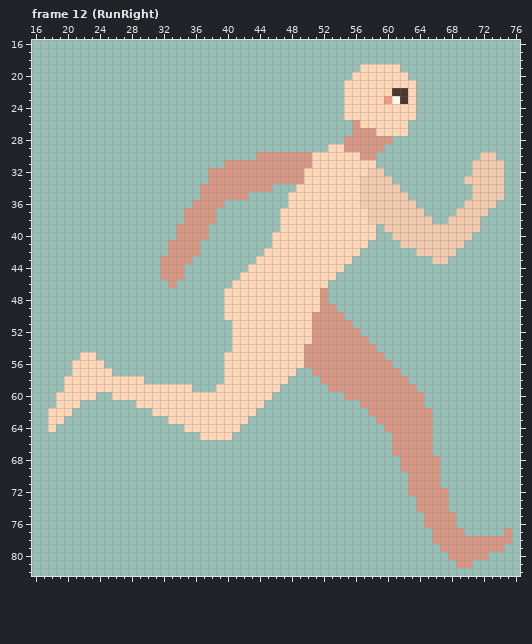
A pixel-art file gets an edit: Sidescroller/Practice/female_walk_96x96.aseprite. Above is the file before it was changed.
96x96 pixels, 15 frames. Shown: frame 12 (RunRight): x 16..76, y 16..82. The commit also changed other frames, which this record leaves out.
The same view after the edit:
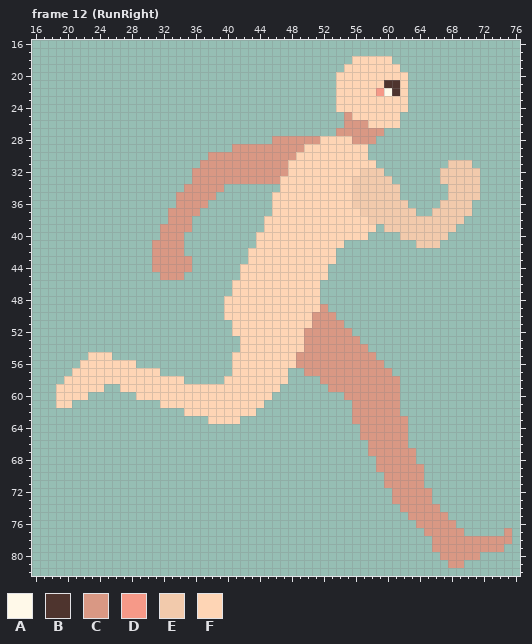
Palette (. is transparent): A #fff9e9  B #4e342e  C #d99884  D #f69988  E #f2caac  F #fed5b5
Log entry: 2026-09-13 #1 - Started refining the female run right animation frames
Edits made:
--- frame 12 (RunRight), layers "Eyes", "Body"
@@ x 16..76 @@
 17 .............................................................
-18 .............................................................
-19 .........................................FFFFF...............
-20 ........................................FFFFFFF..............
-21 .......................................FFFFFFFFF.............
-22 .......................................FFFFFFBBF.............
-23 .......................................FFFFFDABF.............
-24 .......................................FFFFFFFFF.............
-25 .......................................FFFFFFFFF.............
-26 ........................................CFFFFFF..............
-27 ........................................CCCFFFF..............
-28 .......................................CCCCCC................
-29 .....................................FFCCCCC.................
-30 ............................CCCCCCCFFFFFFCC.............EE...
-31 ........................CCCCCCCCCCCFFFFFFFF............EEEE..
-32 ......................CCCCCCCCCCCCFFFFFFFFEE...........EEEE..
-33 ......................CCCCCCCCCCCCFFFFFFFEEEE.........EEEEE..
-34 .....................CCCCCCCCC...FFFFFFFFEEEEE.........EEEE..
-35 .....................CCCCCC.....FFFFFFFFFEEEEEE........EEEE..
-36 ....................CCCC........FFFFFFFFFEEEEEEE......EEEE...
-37 ...................CCCC........FFFFFFFFFFFEEEEEEE....EEEE....
-38 ...................CCCC........FFFFFFFFFFFEEEEEEEE..EEEE.....
-39 ..................CCCC.........FFFFFFFFFFFF.EEEEEEEEEEEE.....
-40 ..................CCCC........FFFFFFFFFFFFF..EEEEEEEEEE......
-41 .................CCCC.........FFFFFFFFFFFF....EEEEEEEE.......
-42 .................CCCC........FFFFFFFFFFFF.......EEEEE........
-43 ................CCCC........FFFFFFFFFFFF..........EE.........
-44 ................CCC........FFFFFFFFFFFF......................
-45 ................CCC.......FFFFFFFFFFFF.......................
-46 .................C.......FFFFFFFFFFFF........................
-47 ........................FFFFFFFFFFFFC........................
-48 ........................FFFFFFFFFFFFC........................
-49 ........................FFFFFFFFFFFFCC.......................
-50 ........................FFFFFFFFFFFCCCC......................
-51 .........................FFFFFFFFFFCCCCC.....................
-52 .........................FFFFFFFFFFCCCCCC....................
-53 .........................FFFFFFFFFFCCCCCCC...................
-54 .........................FFFFFFFFFCCCCCCCCC..................
-55 ......FF................FFFFFFFFFFCCCCCCCCCC.................
-56 .....FFFF...............FFFFFFFFFFCCCCCCCCCCC................
-57 .....FFFFF..............FFFFFFFFF..CCCCCCCCCCC...............
-58 ....FFFFFFFFFF..........FFFFFFFF....CCCCCCCCCCC..............
-59 ....FFFFFFFFFFFFFFFF...FFFFFFFF......CCCCCCCCCCC.............
-60 ...FFFFF..FFFFFFFFFFFFFFFFFFFF.........CCCCCCCCCC............
-61 ...FFF.......FFFFFFFFFFFFFFFF............CCCCCCCC............
-62 ..FFF..........FFFFFFFFFFFFF..............CCCCCCCC...........
-63 ..FF.............FFFFFFFFFF................CCCCCCC...........
-64 ..F................FFFFFFF..................CCCCCC...........
-65 .....................FFFF....................CCCCC...........
-66 .............................................CCCCC...........
-67 .............................................CCCCC...........
-68 ..............................................CCCCC..........
-69 ..............................................CCCCC..........
-70 ...............................................CCCC..........
-71 ...............................................CCCC..........
-72 ...............................................CCCCC.........
-73 ................................................CCCC.........
-74 ................................................CCCC.........
-75 .................................................CCCC........
-76 .................................................CCCC........
-77 ..................................................CCCC.....C.
+18 ........................................FFFFF................
+19 .......................................FFFFFFF...............
+20 ......................................FFFFFFFFF..............
+21 ......................................FFFFFFBBF..............
+22 ......................................FFFFFDABF..............
+23 ......................................FFFFFFFFF..............
+24 ......................................FFFFFFFFF..............
+25 .......................................CFFFFFF...............
+26 .......................................CCCFFFF...............
+27 ......................................CCCCCC.................
+28 ..............................CCCCCCFFFFCCC..................
+29 .........................CCCCCCCCCFFFFFFFF...................
+30 ......................CCCCCCCCCCCFFFFFFFFF...................
+31 .....................CCCCCCCCCCCFFFFFFFFFFF.........EEE......
+32 ....................CCCCCCCCCCCCFFFFFFFFFEEE.......EEEEE.....
+33 ....................CCCCCCCCCCCFFFFFFFFFEEEEE......EEEEE.....
+34 ...................CCCCC.......FFFFFFFFFEEEEEE......EEEE.....
+35 ..................CCCCC.......FFFFFFFFFFEEEEEE......EEEE.....
+36 ..................CCCC........FFFFFFFFFFEEEEEEE....EEEE......
+37 .................CCCC.........FFFFFFFFFFFEEEEEEE..EEEEE......
+38 .................CCC.........FFFFFFFFFFFFFEEEEEEEEEEEE.......
+39 ................CCCC.........FFFFFFFFFFFFFF.EEEEEEEEE........
+40 ................CCC.........FFFFFFFFFFFFFF....EEEEEE.........
+41 ...............CCCC.........FFFFFFFFFFF.........EEE..........
+42 ...............CCCC........FFFFFFFFFFF.......................
+43 ...............CCCCC.......FFFFFFFFFFF.......................
+44 ...............CCCCC......FFFFFFFFFFF........................
+45 ................CCC.......FFFFFFFFFFF........................
+46 .........................FFFFFFFFFFF.........................
+47 .........................FFFFFFFFFFF.........................
+48 ........................FFFFFFFFFFFF.........................
+49 ........................FFFFFFFFFFFFC........................
+50 ........................FFFFFFFFFFFCCC.......................
+51 .........................FFFFFFFFFFCCCC......................
+52 .........................FFFFFFFFFCCCCCC.....................
+53 ..........................FFFFFFFFCCCCCCC....................
+54 ..........................FFFFFFFFCCCCCCCC...................
+55 .......FFF...............FFFFFFFFCCCCCCCCCC..................
+56 ......FFFFFFF............FFFFFFFFCCCCCCCCCCC.................
+57 .....FFFFFFFFFFF.........FFFFFFF..CCCCCCCCCCC................
+58 ....FFFFFFFFFFFFFFF.....FFFFFFFF....CCCCCCCCCC...............
+59 ...FFFFFF..FFFFFFFFFFFFFFFFFFFF......CCCCCCCCC...............
+60 ...FFFF......FFFFFFFFFFFFFFFFF.........CCCCCCC...............
+61 ...FF...........FFFFFFFFFFFFF...........CCCCCC...............
+62 ...................FFFFFFFFF............CCCCCC...............
+63 ......................FFFF..............CCCCCCC..............
+64 .........................................CCCCCC..............
+65 .........................................CCCCCC..............
+66 ..........................................CCCCC..............
+67 ..........................................CCCCCC.............
+68 ...........................................CCCCC.............
+69 ...........................................CCCCCC............
+70 ............................................CCCCC............
+71 ............................................CCCCC............
+72 .............................................CCCCC...........
+73 .............................................CCCCC...........
+74 ..............................................CCCCC..........
+75 ...............................................CCCCC.........
+76 ................................................CCCCC........
+77 .................................................CCCCC.....C.
 78 ..................................................CCCCCCCCCC.
-79 ...................................................CCCCCCCC..
-80 ....................................................CCCCC....
-81 .....................................................CC......
+79 ..................................................CCCCCCCCC..
+80 ...................................................CCCCC.....
+81 ....................................................CC.......
 82 .............................................................
Boxes around the changes in both pictures, in picture pixels (x1, y1, x2, y2):
changed: (48, 56, 504, 568)
